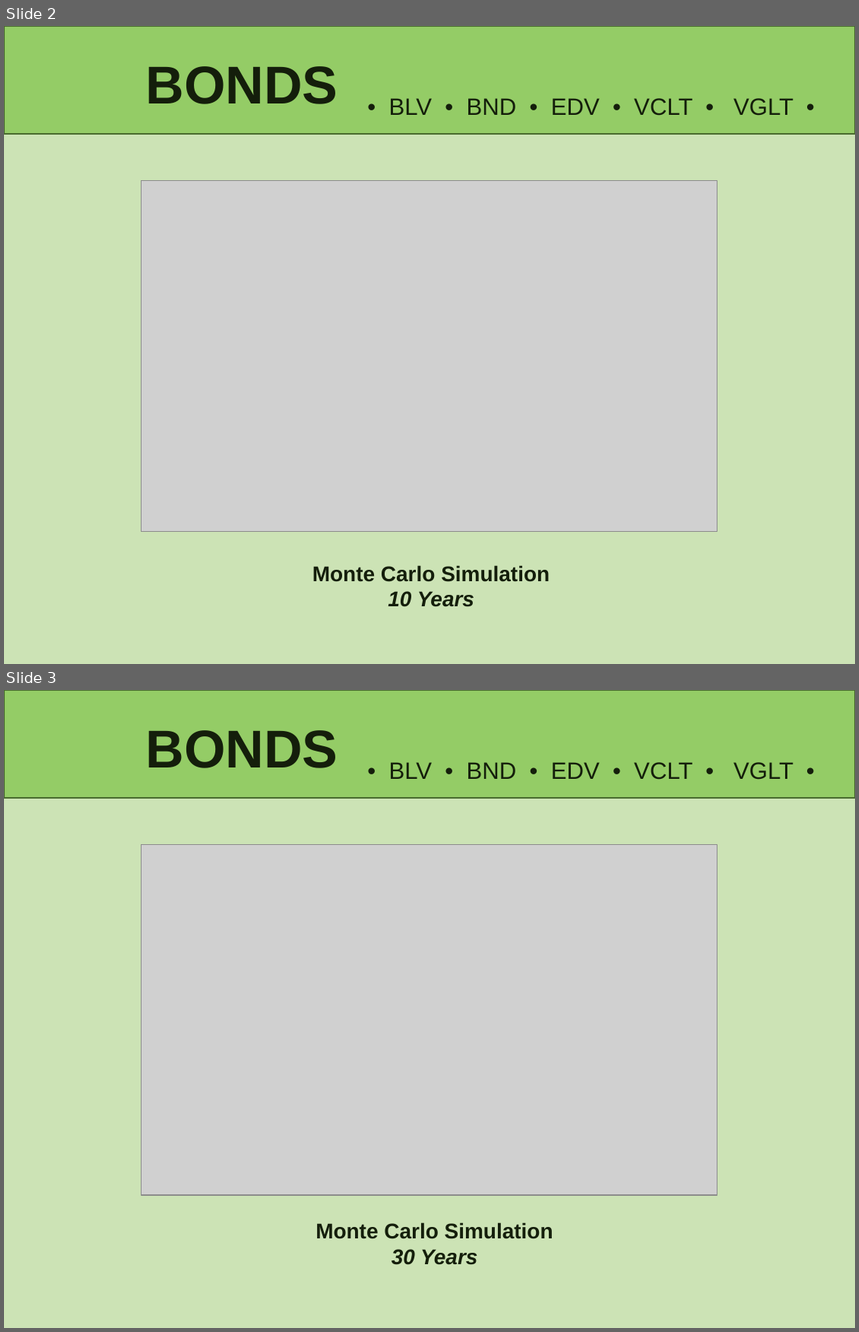
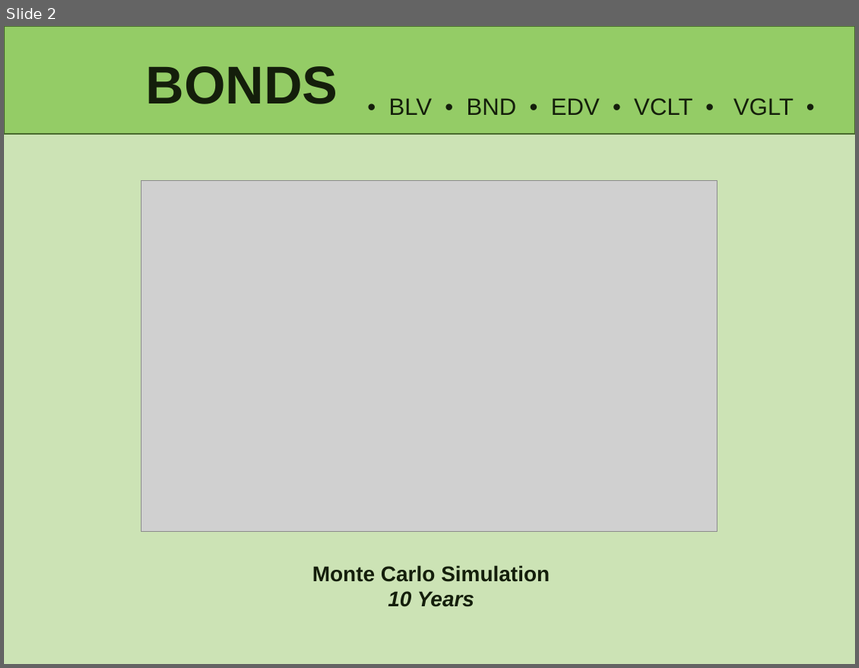
Before and after one commit to lindseyhardouin/Challenging_the_Status_Quo, a slide deck: presentation/P1- Challening the Status Quo.pptx. Shown one above the other, each under a label of ours: slides 2 and 3 before the commit, slide 2 after it. The pictures are 859x1332 and 859x668 pixels, drawn with LibreOffice and Linux fonts; fonts in the diff are those of the drawing; grey boxes stand for pictures. Boxes give left, top, right and bottom in pixels: in the first picture for what was removed or moved away, otherwise in the second. Text is boxed around its words. In the diff, an @@ line names an element or a change of style, - is before the commit and + after.

```diff
--- a/presentation/P1- Challening the Status Quo.pptx
+++ b/presentation/P1- Challening the Status Quo.pptx
@@ slide 3 removed at [4, 690, 855, 1328], background #CCE3B5; not listed: 1 template element that a slide beside it also shows @@
@@ title removed at [146, 730, 338, 768] @@
-BONDS
@@ text removed at [389, 762, 794, 780] @@
-• BLV • BND • EDV • VCLT • VGLT •
@@ picture removed at [141, 845, 718, 1195] @@
@@ text removed at [316, 1223, 553, 1265] @@
-Monte Carlo Simulation 30 Years
```
Also in this commit, not shown: 3 slides changed, 7 slides added, 1 other slide removed.
